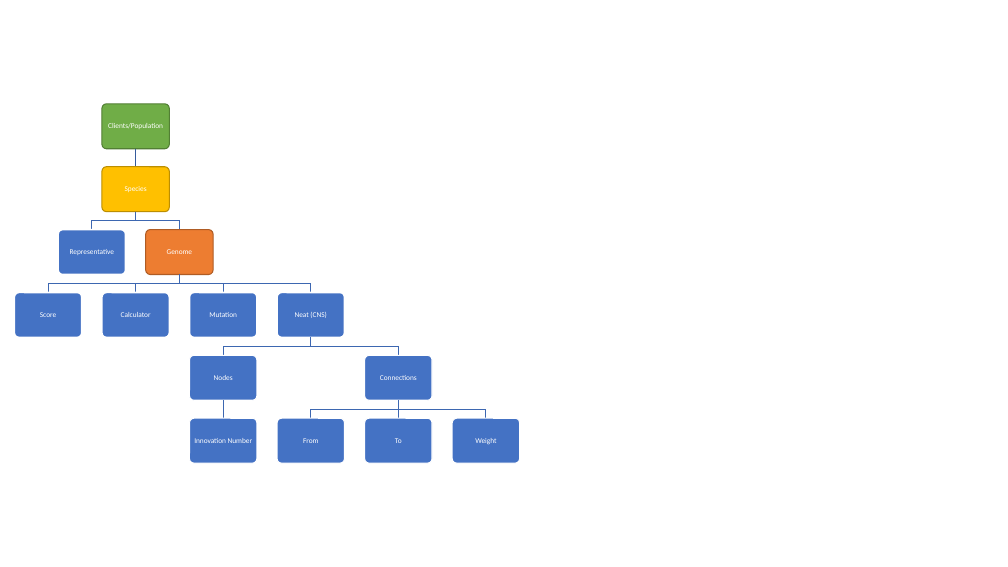
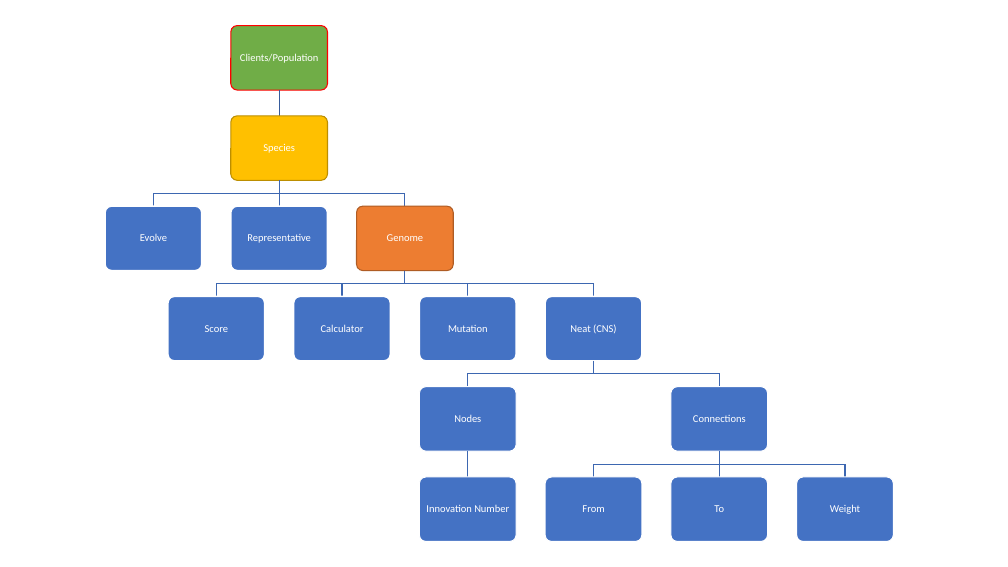
Before and after one commit to garfunkelvila/ChaoticSeer, a slide deck: slide 2 of Dependency.pptx. Drawn at 1008x567 pixels with LibreOffice and Linux fonts; fonts in the diff are those of the drawing. Boxes give left, top, right and bottom in pixels: in the first picture for what was removed or moved away, otherwise in the second. Text is boxed around its words. In the diff, an @@ line names an element or a change of style, - is before the commit and + after.

Commit message:
Experimental number experiment
THis one failed maybe because every single seer have their own InnovationNumber

```diff
--- a/Dependency.pptx
+++ b/Dependency.pptx
@@ text "Clients/Population": place and size @@
-text "Clients/Population" at (108, 123, 163, 129)
+text "Clients/Population" at (240, 53, 318, 63)
@@ rounded rectangle: place and size @@
-rounded rectangle at (102, 167, 169, 212)
+rounded rectangle at (231, 116, 327, 180)
@@ text "Species": place and size @@
-text "Species" at (125, 186, 147, 192)
+text "Species" at (263, 144, 295, 153)
@@ freeform shape: place and size @@
-freeform shape at (132, 149, 139, 167)
+freeform shape at (275, 90, 283, 116)
@@ rounded rectangle: place and size @@
-rounded rectangle at (58, 230, 126, 274)
+rounded rectangle at (105, 206, 202, 271)
@@ freeform shape: place and size @@
-freeform shape at (135, 212, 179, 230)
+freeform shape at (154, 181, 279, 206)
@@ text "Representative": place and size @@
-text "Representative" at (70, 249, 114, 255)
+text "Representative" at (247, 234, 311, 243)
@@ freeform shape: place and size @@
-freeform shape at (48, 274, 180, 293)
+freeform shape at (279, 181, 405, 206)
@@ text "Genome": place and size @@
-text "Genome" at (167, 249, 192, 254)
+text "Genome" at (387, 234, 423, 241)
@@ rounded rectangle: place and size @@
-rounded rectangle at (190, 293, 257, 337)
+rounded rectangle at (168, 296, 265, 361)
@@ text "Score": place and size @@
-text "Score" at (40, 312, 56, 317)
+text "Score" at (205, 325, 228, 332)
@@ freeform shape: place and size @@
-freeform shape at (179, 274, 311, 293)
+freeform shape at (216, 271, 405, 296)
@@ rounded rectangle: place and size @@
-rounded rectangle at (278, 293, 345, 337)
+rounded rectangle at (293, 296, 390, 361)
@@ text "Calculator": place and size @@
-text "Calculator" at (121, 312, 151, 317)
+text "Calculator" at (321, 325, 364, 332)
@@ freeform shape: place and size @@
-freeform shape at (311, 337, 399, 355)
+freeform shape at (342, 271, 405, 296)
@@ text "Mutation": place and size @@
-text "Mutation" at (209, 312, 237, 317)
+text "Mutation" at (448, 325, 488, 332)
@@ text "Neat (CNS)": place and size @@
-text "Neat (CNS)" at (295, 312, 326, 318)
+text "Neat (CNS)" at (570, 324, 616, 333)
@@ rounded rectangle: place and size @@
-rounded rectangle at (452, 418, 520, 463)
+rounded rectangle at (420, 386, 516, 451)
@@ text "Nodes": place and size @@
-text "Nodes" at (214, 375, 233, 380)
+text "Nodes" at (454, 415, 481, 422)
@@ freeform shape: place and size @@
-freeform shape at (399, 400, 486, 418)
+freeform shape at (468, 361, 594, 386)
@@ text "Connections": place and size @@
-text "Connections" at (380, 375, 417, 380)
+text "Connections" at (693, 415, 746, 422)
@@ group removed at (14, 104, 432, 463): 8 rounded rectangles, 6 freeform shapes @@
@@ rounded rectangle: place and size @@
-rounded rectangle at (364, 418, 432, 463)
+rounded rectangle at (420, 477, 516, 541)
@@ text "Innovation Number": place and size @@
-text "Innovation Number" at (194, 438, 252, 443)
+text "Innovation Number" at (426, 505, 509, 512)
@@ freeform shape: place and size @@
-freeform shape at (395, 400, 402, 418)
+freeform shape at (464, 451, 472, 477)
@@ text "From": place and size @@
-text "From" at (303, 438, 318, 443)
+text "From" at (582, 505, 604, 512)
@@ text "To": place and size @@
-text "To" at (395, 438, 402, 443)
+text "To" at (714, 505, 724, 512)
@@ group added at (140, 26, 894, 541): 9 rounded rectangles, 7 freeform shapes, 1 text @@
+Evolve
@@ size 7 to 10 pt; more space between paragraphs in 14 elements at (205, 325, 228, 332), (247, 234, 311, 243), (263, 144, 295, 153), (321, 325, 364, 332), (387, 234, 423, 241), (240, 53, 318, 63), (448, 325, 488, 332), (570, 324, 616, 333), (454, 415, 481, 422), (426, 505, 509, 512), (693, 415, 746, 422), (582, 505, 604, 512), (714, 505, 724, 512), (830, 504, 860, 514) @@
@@ text "Weight": place and size @@
-text "Weight" at (475, 438, 496, 444)
+text "Weight" at (830, 504, 860, 514)
```
Also in this commit, not shown: 1 other slide changed, 1 slide added, 6 other files.
